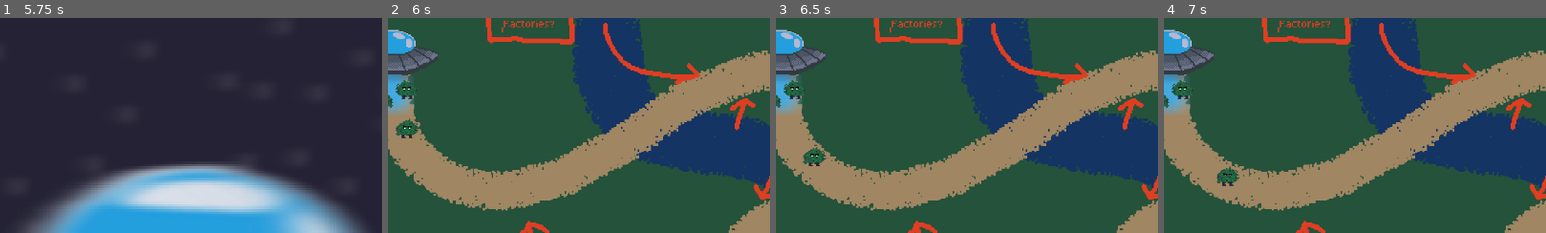
Above: before the commit, frames 1-4 (left to right).
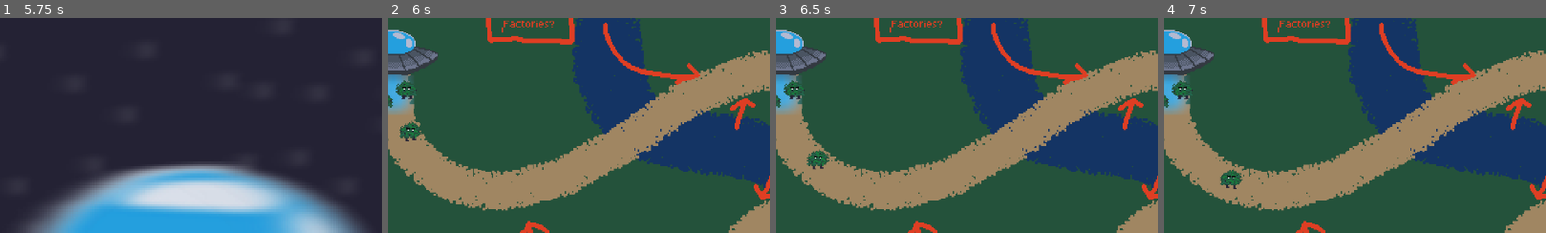
Above: after the commit, the same moments.

Repository: WilliamPickle/Aegis-of-Evergreen
Game: Godot game, scene res://scenes/current_scene.tscn
The game is run twice, just before and just after one commit, with the same random seed, the same clock (stepped at 60 frames per second) and the same inputs.
Inputs (mouse positions are % of the whole screen's width and height, from its top left):
- Up to frame 1 (5.75 s): click (50, 50) at 0.5 s; click "Play" at 1.25 s; tap Enter at 2, 4.25 s; move the mouse to (72, 45) at 2.02 s; tap Space at 2.75, 5 s; move the mouse to (30, 55) at 2.77 s; click (94, 91) at 3.5 s; move the mouse to (60, 28) at 4.27 s; move the mouse to (45, 70) at 5.02 s
- Up to frame 2 (6 s): click (94, 91) at 5.75 s
- Up to frame 3 (6.5 s): no input
- Up to frame 4 (7 s): move the mouse to (80, 65) at 6.52 s
The pictures show only the part of the screen within x 6-56%, y 0-50%; the shares and areas given below are measured in that part.

Frame 1 is identical in both runs. In frame 2, 0.4% of the frame differs, in the area x 2-9%, y 46-58%; in frame 3, 0.4%, in the area x 7-14%, y 60-71%; in frame 4, 0.4%.

Commit message:
he be moving

Diff:
--- a/scenes/level_1.tscn
+++ b/scenes/level_1.tscn
@@ -1,14 +1,36 @@
-[gd_scene load_steps=5 format=3 uid="uid://l3i6h5io4w4n"]
+[gd_scene load_steps=8 format=3 uid="uid://l3i6h5io4w4n"]
 
 [ext_resource type="Texture2D" uid="uid://7xh3gfv6eksr" path="res://assets/sprites/test sprites/lvl1_map_v1_scuffed.png" id="1_rus8k"]
 [ext_resource type="Script" uid="uid://dynncta8kwk3u" path="res://scripts/TestPathScript.gd" id="2_rus8k"]
-[ext_resource type="Texture2D" uid="uid://c8d7p3u0aaymk" path="res://assets/sprites/enemies/bush_v1.png" id="3_rus8k"]
+[ext_resource type="Texture2D" uid="uid://ggysblpwjifv" path="res://assets/sprites/enemies/bush_v1_walk.png" id="3_rus8k"]
 
 [sub_resource type="Curve2D" id="Curve2D_014kd"]
 _data = {
 "points": PackedVector2Array(0, 0, 0, 0, -269, -92, 0, 0, 0, 0, -238, -47, 0, 0, 0, 0, -188, -33, 0, 0, 0, 0, -135, -47 …(256 unchanged characters)…
 }
 point_count = 16
+
+[sub_resource type="AtlasTexture" id="AtlasTexture_5xbjy"]
+atlas = ExtResource("3_rus8k")
+region = Rect2(0, 0, 25, 25)
+
+[sub_resource type="AtlasTexture" id="AtlasTexture_4nkto"]
+atlas = ExtResource("3_rus8k")
+region = Rect2(25, 0, 25, 25)
+
+[sub_resource type="SpriteFrames" id="SpriteFrames_fcfvj"]
+animations = [{
+"frames": [{
+"duration": 1.0,
+"texture": SubResource("AtlasTexture_5xbjy")
+}, {
+"duration": 1.0,
+"texture": SubResource("AtlasTexture_4nkto")
+}],
+"loop": true,
+"name": &"new_animation",
+"speed": 5.0
+}]
 
 [node name="Level1" type="Node2D"]
 
@@ -23,12 +45,15 @@
 
 [node name="PathFollow2D" type="PathFollow2D" parent="Path2D"]
 position = Vector2(-269, -92)
-rotation = 0.141897
+rotation = 0.967566
 rotates = false
 script = ExtResource("2_rus8k")
 
-[node name="Sprite2D" type="Sprite2D" parent="Path2D/PathFollow2D"]
+[node name="WalkingBush" type="AnimatedSprite2D" parent="Path2D/PathFollow2D"]
 position = Vector2(-0.565697, -3.9598)
-rotation = -0.138274
-texture = ExtResource("3_rus8k")
+rotation = -0.973596
+sprite_frames = SubResource("SpriteFrames_fcfvj")
+animation = &"new_animation"
+autoplay = "new_animation"
+frame_progress = 0.421357
 flip_h = true
--- a/scripts/TestPathScript.gd
+++ b/scripts/TestPathScript.gd
@@ -1,6 +1,20 @@
 extends PathFollow2D
+@onready var path_follow: PathFollow2D = $"."
+@export_range(0, 1, 0.05) var speed = 0.05
+@onready var walking_bush: AnimatedSprite2D = $WalkingBush
 
-@export_range(0, 1, 0.05) var speed = 0.05
+var cur_position_x = 0
+var prev_position_x = 0
 
 func _process(delta: float) -> void:
 	progress_ratio += delta * speed
+	cur_position_x = path_follow.get_global_position().x
+
+	if (cur_position_x - prev_position_x < 0):
+		walking_bush.flip_h = false
+	else:
+		walking_bush.flip_h = true
+
+
+	print(cur_position_x - prev_position_x)
+	prev_position_x = cur_position_x
Binary file added: assets/sprites/enemies/bush_v1_walk.png
Not shown, added: assets/sprites/enemies/bush_v1_walk.png.import
